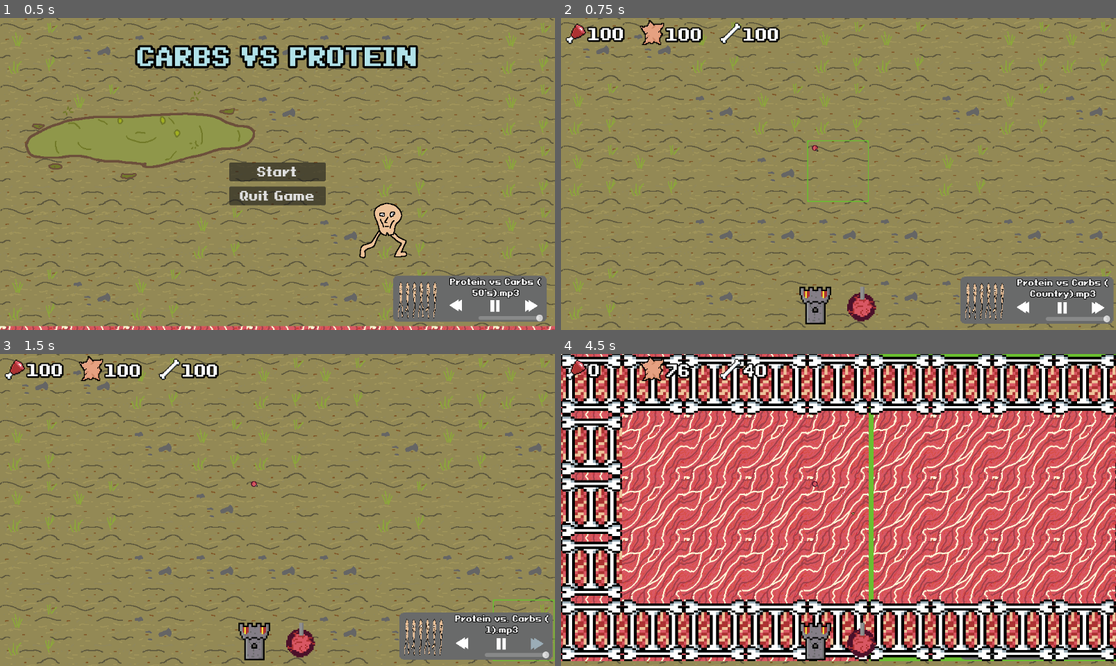
Above: before the commit, frames 1-4 (two rows, left to right).
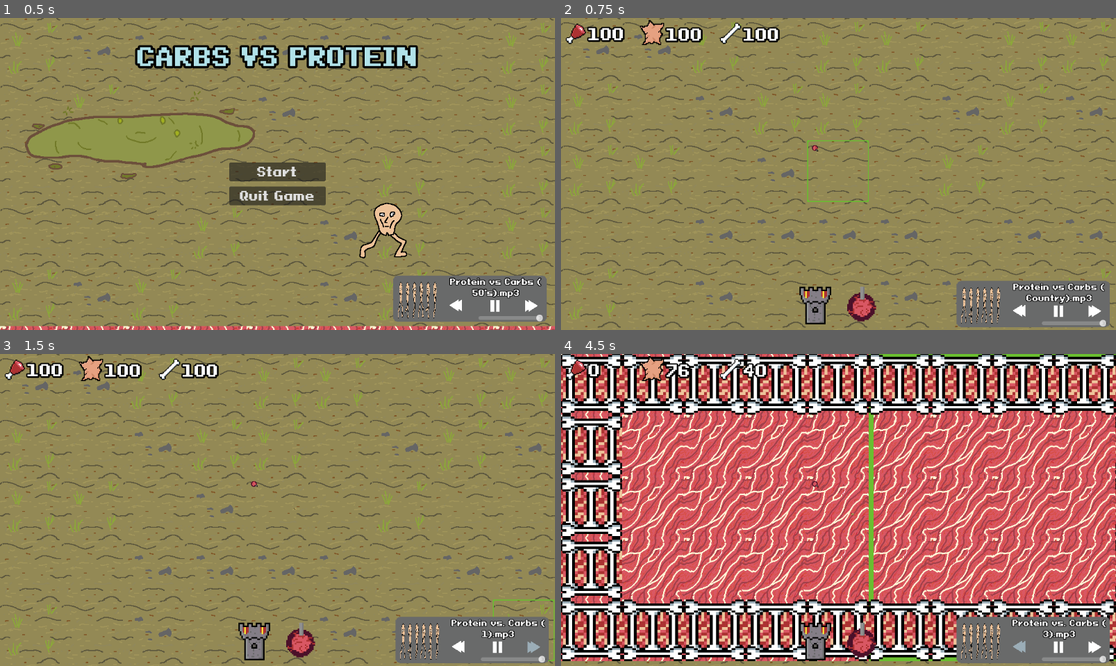
Above: after the commit, the same moments.

Repository: PhilipSBeck/Ludum-Dare-56
Game: Godot game, scene res://Levels/TitleScreen.tscn
Two runs of this game, one before a commit and one after it. Both use one fixed random seed, a clock stepped at 60 frames per second and the inputs below. Sound files missing from this copy of the repository are replaced by a short silence.
Inputs (mouse positions are in pixels of both pictures, inside the frame that each line leads up to; where the layout moved, square brackets give the same spot in the first picture):
- Up to frame 1 (0.5 s): no input
- Up to frame 2 (0.75 s): click "Start" at 0.5 s
- Up to frame 3 (1.5 s): click (532, 647) [538, 644] at 1.25 s
- Up to frame 4 (4.5 s): click (1093, 647) [1099, 644] at 2 s; click (816, 644) at 2.75 s; click (860, 644) at 3.5 s; click (1021, 647) [1021, 644] at 4.25 s

Frame 1 is identical in both runs. In frame 2, 2.6% of the frame differs, in the area x 71-100%, y 82-100%; in frame 3, 2.4%; in frame 4, 3.9%, in the area x 45-99%, y 40-100%.

Commit message:
Moved player from main to main hud

Diff:
--- a/HUD/mainHUD.tscn
+++ b/HUD/mainHUD.tscn
@@ -8,6 +8,7 @@
 [ext_resource type="Texture2D" uid="uid://cqiyhj5yl0rqa" path="res://Art/HUD Icons/Tower.png" id="6_lne5b"]
 [ext_resource type="Texture2D" uid="uid://dy0hli3o6o1kv" path="res://Art/HUD Icons/Selector.png" id="7_3oheq"]
 [ext_resource type="Texture2D" uid="uid://0jrekgsa606j" path="res://Art/HUD Icons/turreticon.png" id="8_qvykq"]
+[ext_resource type="PackedScene" uid="uid://6vty7eyxcx7o" path="res://HUD/MusicPlayerWidget.tscn" id="9_krd8q"]
 
 [node name="MainHud" type="CanvasLayer"]
 script = ExtResource("1_m2r5h")
@@ -164,6 +165,19 @@
 horizontal_alignment = 1
 vertical_alignment = 1
 
+[node name="MusicPlayerWidget" parent="." instance=ExtResource("9_krd8q")]
+anchors_preset = 3
+anchor_left = 1.0
+anchor_top = 1.0
+anchor_right = 1.0
+anchor_bottom = 1.0
+offset_left = -332.0
+offset_top = -103.0
+offset_right = -8.0
+offset_bottom = -5.0
+grow_horizontal = 0
+grow_vertical = 0
+
 [connection signal="mouse_entered" from="Hotbar/TowerPlaceBtn" to="." method="_on_tower_place_btn_hover"]
 [connection signal="mouse_exited" from="Hotbar/TowerPlaceBtn" to="." method="_on_tower_place_btn_unhover"]
 [connection signal="pressed" from="Hotbar/TowerPlaceBtn" to="." method="_on_tower_place_btn_pressed"]
--- a/Levels/main.tscn
+++ b/Levels/main.tscn
@@ -7,7 +7,6 @@
 [ext_resource type="Texture2D" uid="uid://bay8ourwndfe8" path="res://Art/Map/Floor/TileHighlight.png" id="3_vuw60"]
 [ext_resource type="PackedScene" uid="uid://bgghx27ni246q" path="res://HUD/pauseMenu.tscn" id="7_j0glq"]
 [ext_resource type="PackedScene" uid="uid://v74l8i6gpmfc" path="res://HUD/mainHUD.tscn" id="7_j582s"]
-[ext_resource type="PackedScene" uid="uid://6vty7eyxcx7o" path="res://HUD/MusicPlayerWidget.tscn" id="8_n8uli"]
 
 [node name="Main" type="Node"]
 script = ExtResource("1_vq540")
@@ -30,11 +29,5 @@
 
 [node name="PauseMenu" parent="." instance=ExtResource("7_j0glq")]
 
-[node name="MusicPlayerWidget" parent="." instance=ExtResource("8_n8uli")]
-offset_left = 829.0
-offset_top = 538.0
-offset_right = 848.024
-offset_bottom = 549.56
-
 [connection signal="towerSelected" from="MainHud" to="." method="_on_main_hud_tower_selected"]
 [connection signal="quit_to_main" from="PauseMenu" to="." method="_on_pause_menu_quit_to_main"]
Not shown: 1 places in HUD/mainHUD.tscn that only renumber resources
Not shown: 1 places in Levels/main.tscn that only renumber resources
